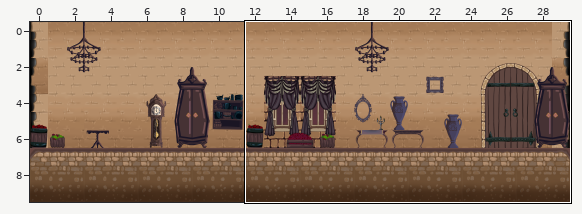
Two versions of a level (Tiled map, Assets/Maps/Castle_Room_Storage.tmx). The first picture is a wide view before the edit; the outline marks the close-up.
Close-up. Earlier state:
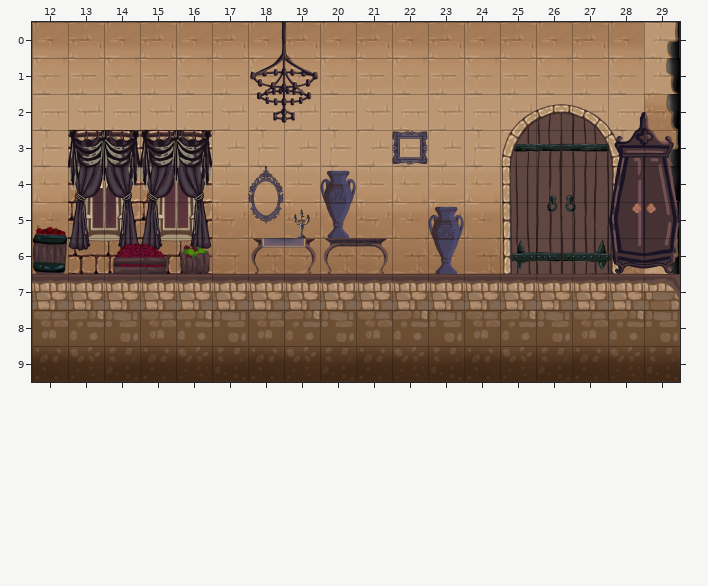
Cells are 128x128 px. Shown: x 12..29, y 0..9. The commit also changed other parts of the map, which this record leaves out.
Now the later version:
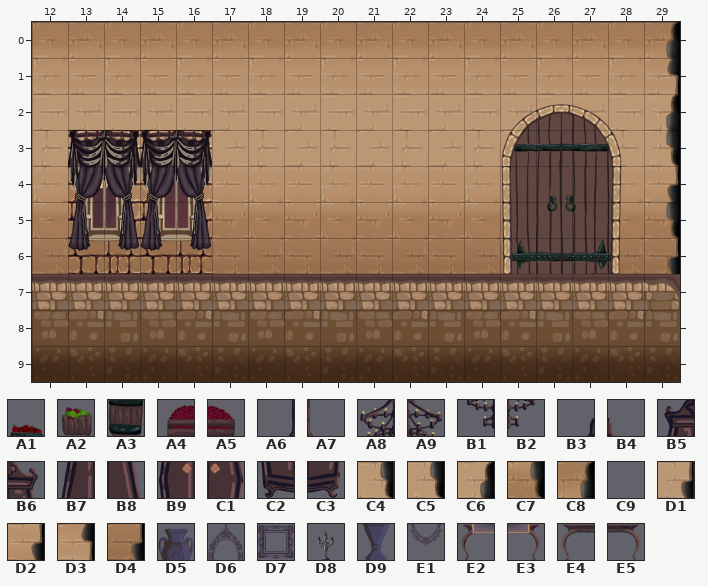
Key: from "Atlas_Cocina_01": A1 37, A2 39, A3 45, A4 46, A5 47; from "Atlas_Hab_01": A6 6, A7 7, A8 14, A9 15, B1 22, B2 23, B3 30, B4 31, B5 38, B6 39, B7 46, B8 47, B9 54, C1 55, C2 62, C3 63; from "Atlas_Pasillo_01": C4 53, C5 54, C6 54 flipped up-down, C7 55, C8 55 flipped up-down, C9 59, D1 61, D2 62, D3 62 flipped up-down, D4 63; from "Atlas_Pasillo_02": D5 46, D6 47, D7 52, D8 53, D9 54, E1 55, E2 60, E3 61, E4 62, E5 63.
__ is an empty cell, .. an unchanged one.
What changed:
--- layer "Muro"
@@ x 29..29 @@
- 0 D1
- 1 C5
- 2 C7
- 3 D4
- 4 C5
- 5 C4
- 6 D1
+ 0 __
+ 1 __
+ 2 __
+ 3 __
+ 4 __
+ 5 __
+ 6 __
--- layer "Suelo"
@@ x 29..29 @@
- 0 __
- 1 __
- 2 __
- 3 __
- 4 __
- 5 __
- 6 C9
+ 0 C8
+ 1 D3
+ 2 C6
+ 3 C5
+ 4 D2
+ 5 C7
+ 6 D4
--- layer "Decoración" (now hidden)
@@ x 12..29 @@
- 0 .. .. .. .. .. .. A6 A7 .. .. .. .. .. .. .. .. .. ..
- 1 .. .. .. .. .. .. A8 A9 .. .. .. .. .. .. .. .. .. ..
- 2 .. .. .. .. .. .. B1 B2 .. .. .. .. .. .. .. .. B3 B4
- 3 .. .. .. .. .. .. .. .. .. .. D7 .. .. .. .. .. B5 B6
- 4 .. .. .. .. .. .. D6 .. D5 .. .. .. .. .. .. .. B7 B8
- 5 A1 .. .. .. .. .. E1 D8 D9 .. .. D5 .. .. .. .. B9 C1
- 6 A3 .. A4 A5 A2 .. E2 E3 E4 E5 .. D9 .. .. .. .. C2 C3
+ 0 .. .. .. .. .. .. __ __ .. .. .. .. .. .. .. .. .. ..
+ 1 .. .. .. .. .. .. __ __ .. .. .. .. .. .. .. .. .. ..
+ 2 .. .. .. .. .. .. __ __ .. .. .. .. .. .. .. .. __ __
+ 3 .. .. .. .. .. .. .. .. .. .. __ .. .. .. .. .. __ __
+ 4 .. .. .. .. .. .. __ .. __ .. .. .. .. .. .. .. __ __
+ 5 __ .. .. .. .. .. __ __ __ .. .. __ .. .. .. .. __ __
+ 6 __ .. __ __ __ .. __ __ __ __ .. __ .. .. .. .. __ __
